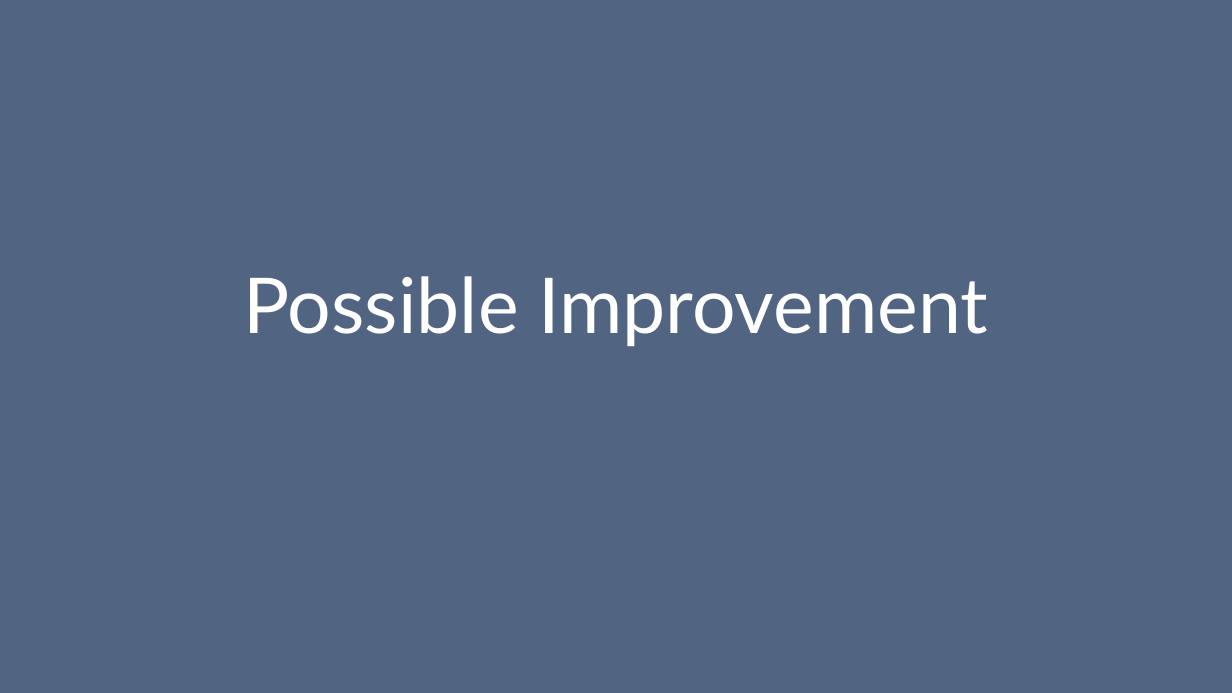
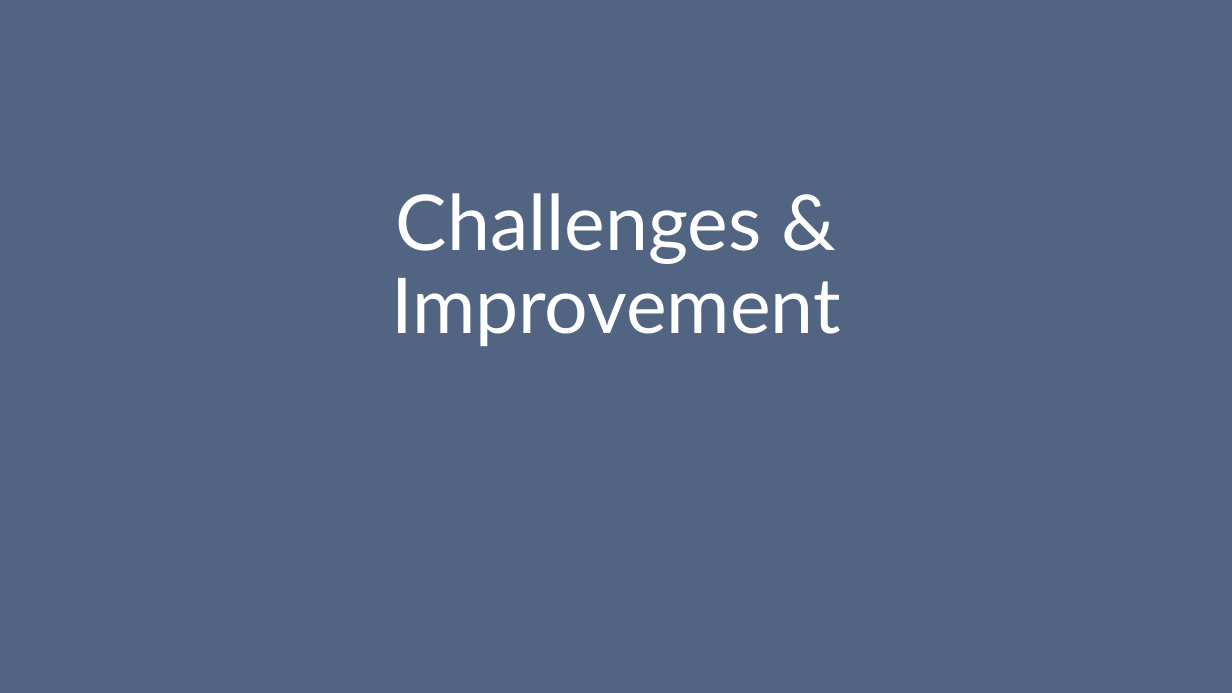
Before and after one commit to janakaras/docker-in-the-cloud, a slide deck: slide 27 of Project Presentation.pptx. Drawn at 1232x693 pixels with LibreOffice and Linux fonts; fonts in the diff are those of the drawing. Boxes give left, top, right and bottom in pixels: in the first picture for what was removed or moved away, otherwise in the second. Text is boxed around its words. In the diff, an @@ line names an element or a change of style, - is before the commit and + after.

Commit message:
Added a slide with Challenges

```diff
--- a/Project Presentation.pptx
+++ b/Project Presentation.pptx
@@ title at [391,193,841,346]: text changed @@
-Possible Improvement
+Challenges & Improvement
```
Also in this commit, not shown: 1 slide added.
